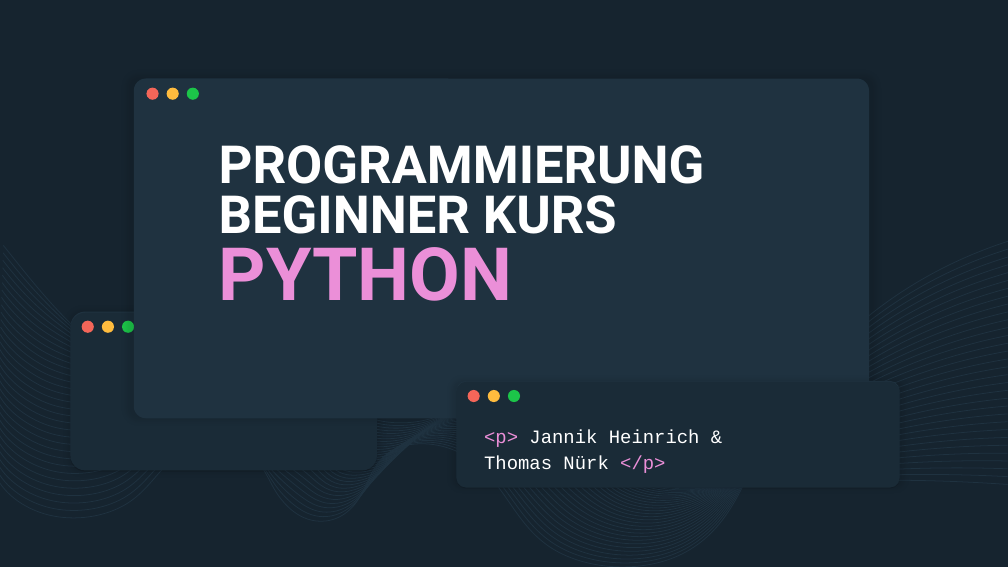
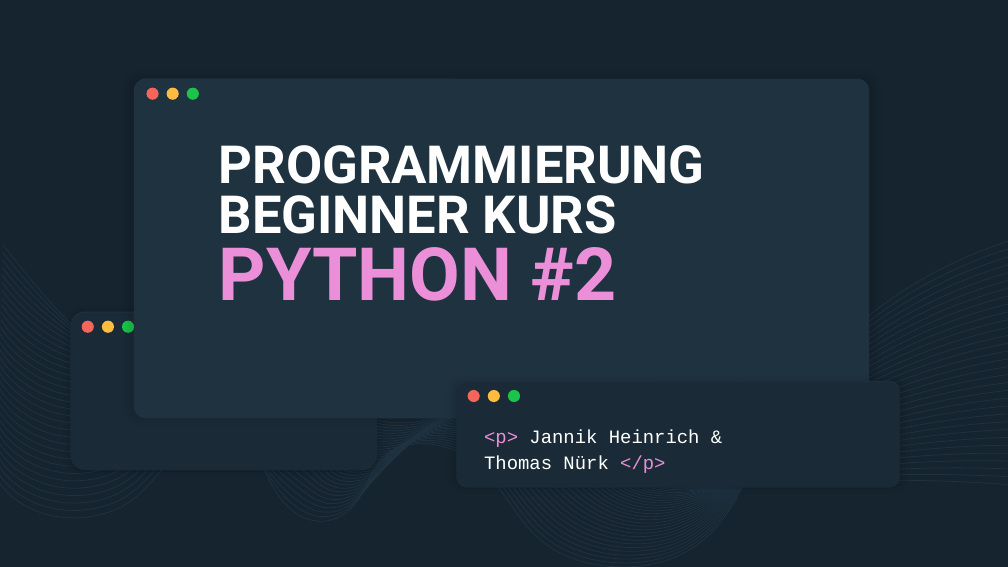
Before and after one commit to derech1e/python-beginner-course, a slide deck: slide 1 of 002/lesson_2.pptx. Drawn at 1008x567 pixels with LibreOffice and Linux fonts; fonts in the diff are those of the drawing. Boxes give left, top, right and bottom in pixels: in the first picture for what was removed or moved away, otherwise in the second. Text is boxed around its words. In the diff, an @@ line names an element or a change of style, - is before the commit and + after.

```diff
--- a/002/lesson_2.pptx
+++ b/002/lesson_2.pptx
@@ title at box(219, 145, 705, 301): text changed @@
-PROGRAMMIERUNG BEGINNER KURS PYTHON
+PROGRAMMIERUNG BEGINNER KURS PYTHON #2
```
Also in this commit, not shown: 2 other slides changed, 9 slides added, 10 slides removed, 2 other files.
